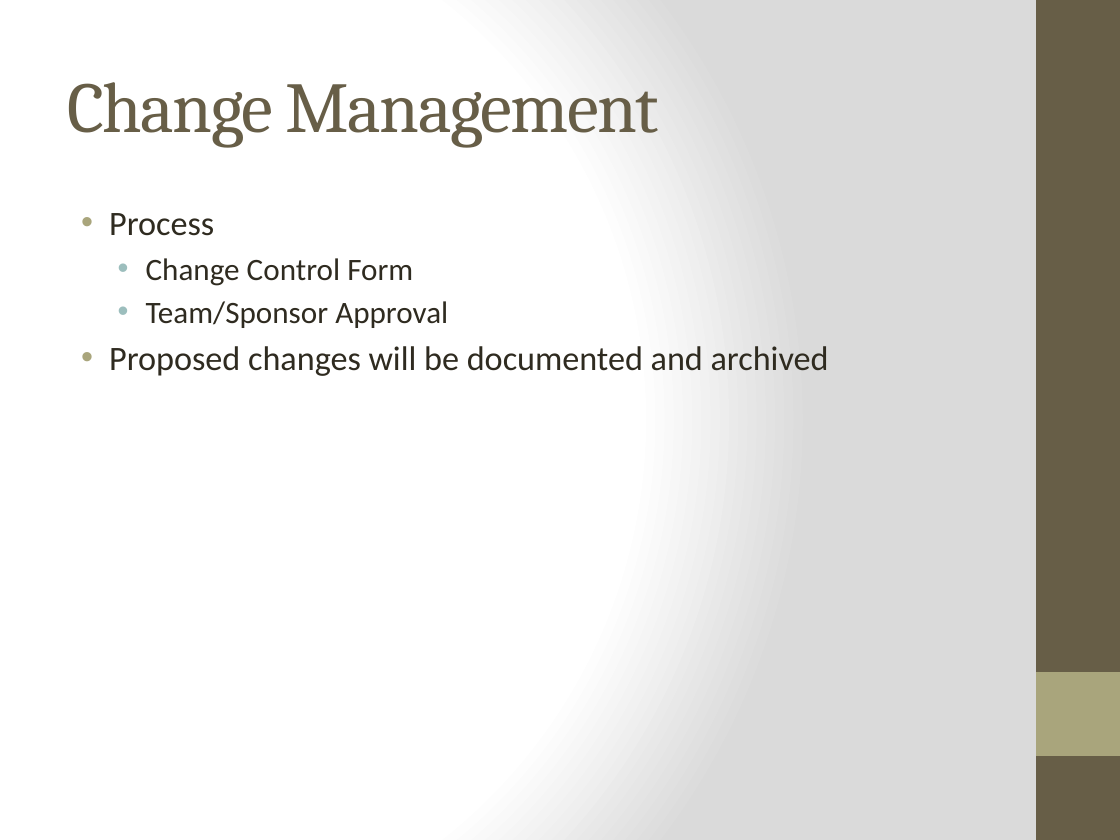
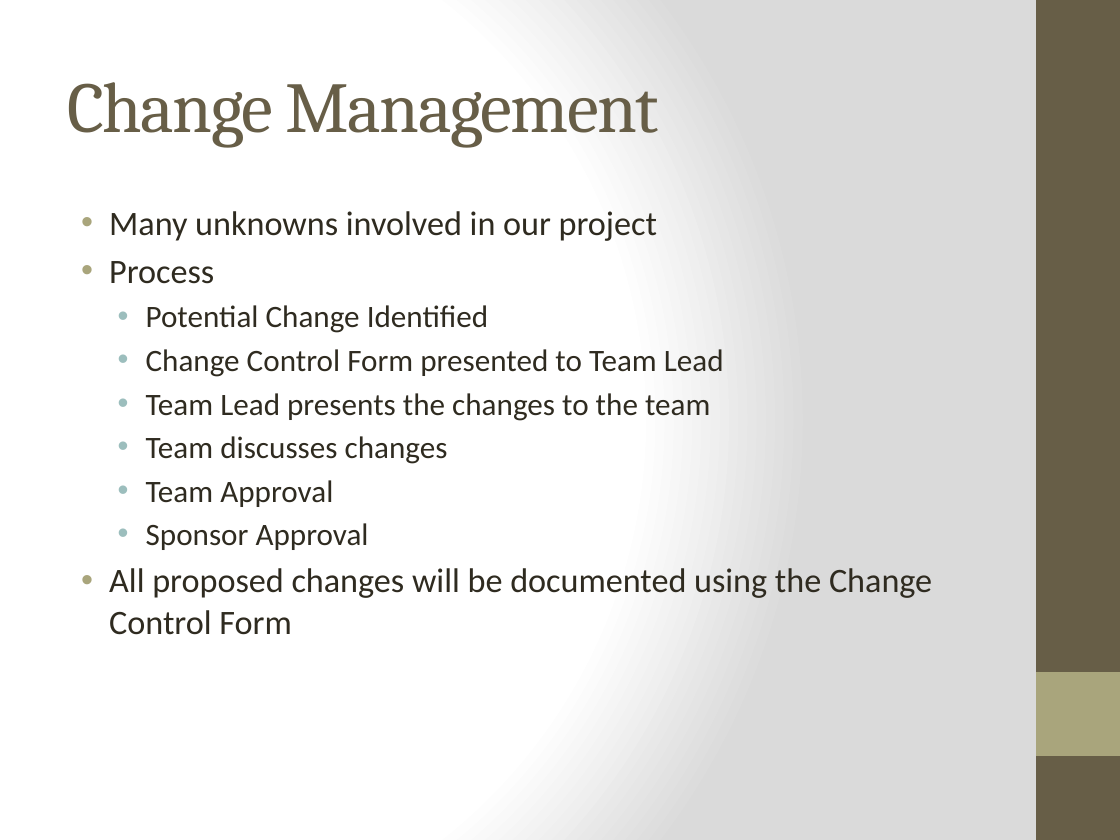
Before and after one commit to qpHalcy0n/SRDesign, a slide deck: slide 14 of Charter Presentation/Team Ink3d.pptx. Drawn at 1120x840 pixels with LibreOffice and Linux fonts; fonts in the diff are those of the drawing. Boxes give left, top, right and bottom in pixels: in the first picture for what was removed or moved away, otherwise in the second. Text is boxed around its words. In the diff, an @@ line names an element or a change of style, - is before the commit and + after.

Commit message:
Project Charter - Typo fix Charter Presentation - Added more info to my slides

```diff
--- a/Charter Presentation/Team Ink3d.pptx
+++ b/Charter Presentation/Team Ink3d.pptx
@@ text at [109,211,657,241]: paragraph added @@
+• Many unknowns involved in our project
@@ text at [109,305,932,635]: text changed; size 22 to 20 pt @@
-  • Change Control Form
-  • Team/Sponsor Approval
-• Proposed changes will be documented and archived
+  • Potential Change Identified
+  • Change Control Form presented to Team Lead
+  • Team Lead presents the changes to the team
+  • Team discusses changes
+  • Team Approval
+  • Sponsor Approval
+• All proposed changes will be documented using the Change Control Form
```
Also in this commit, not shown: 3 other slides changed, 1 other file.
